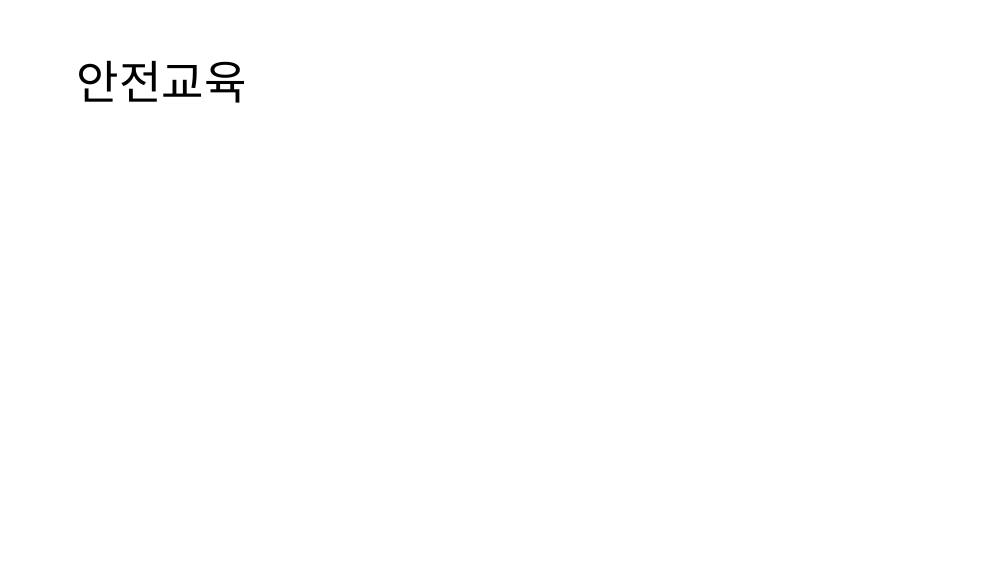
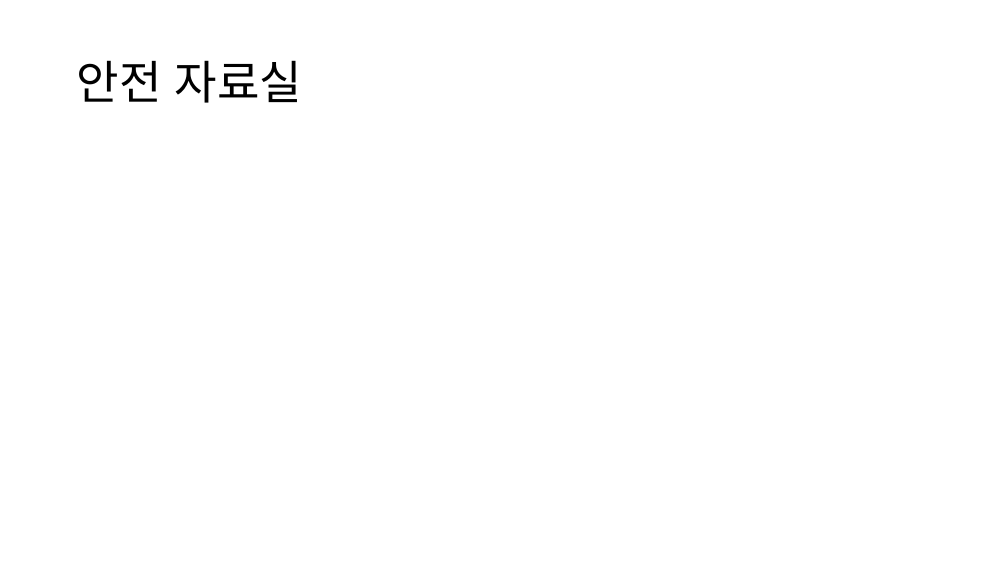
Before and after one commit to imyongchan/source, a slide deck: slide 30 of 종합기획/종합/스토리보드_종합중.pptx (slide 29 before the commit). Drawn at 1008x567 pixels with LibreOffice and Linux fonts; fonts in the diff are those of the drawing. Boxes give left, top, right and bottom in pixels: in the first picture for what was removed or moved away, otherwise in the second. Text is boxed around its words. In the diff, an @@ line names an element or a change of style, - is before the commit and + after.

```diff
--- a/종합기획/종합/스토리보드_종합중.pptx
+++ b/종합기획/종합/스토리보드_종합중.pptx
@@ title at (77, 60, 302, 103): text changed @@
-안전교육
+안전 자료실
```
Also in this commit, not shown: 10 other slides changed, 1 slide added.
